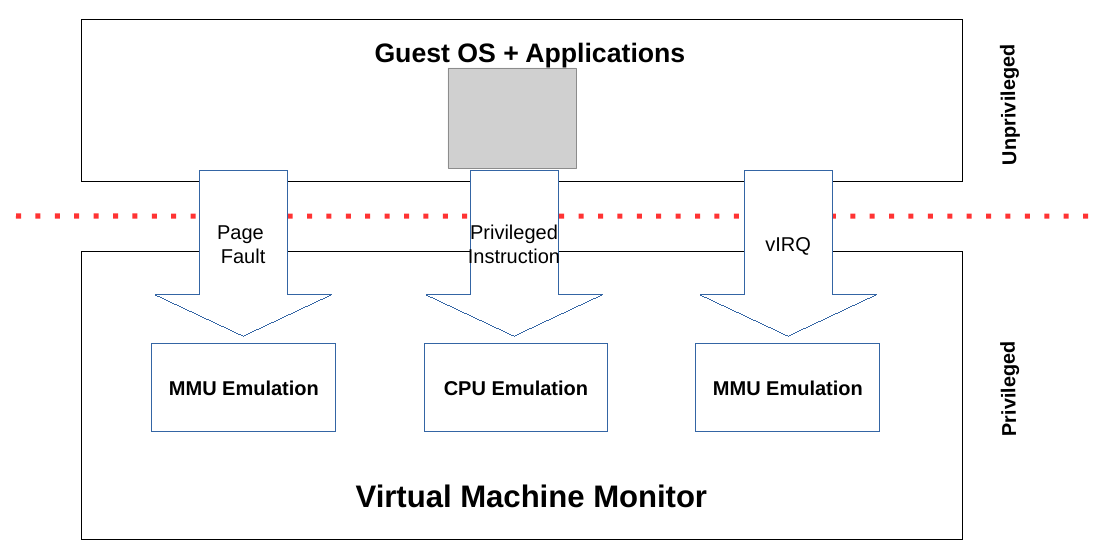
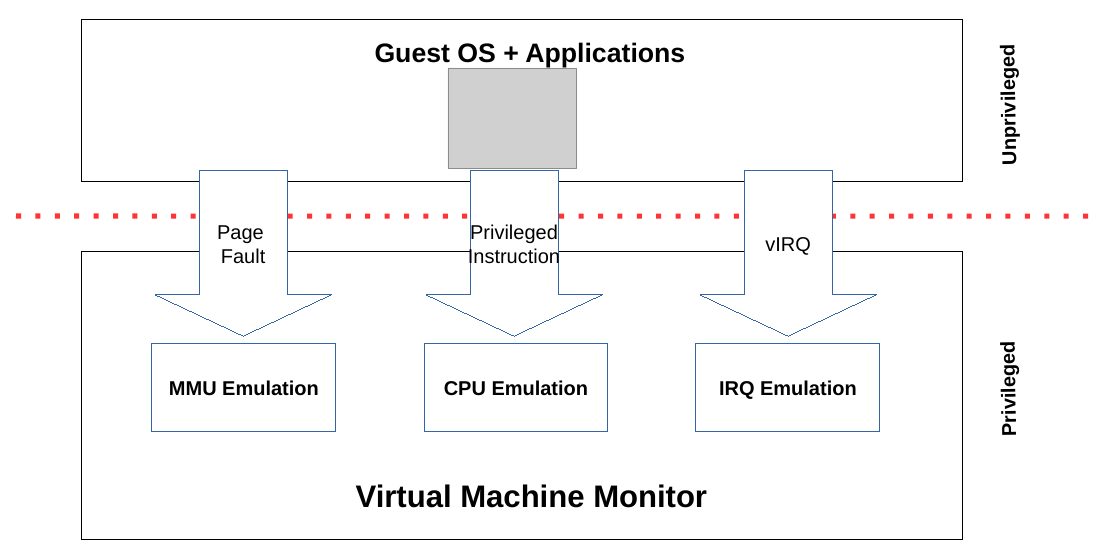
Before and after one commit to finallyjustice/xen-arch, a slide deck: slide 1 of figures/trapemu.odp. Drawn at 1120x560 pixels with LibreOffice and Linux fonts; fonts in the diff are those of the drawing; grey boxes stand for pictures. Boxes give left, top, right and bottom in pixels: in the first picture for what was removed or moved away, otherwise in the second. Text is boxed around its words. In the diff, an @@ line names an element or a change of style, - is before the commit and + after.

```diff
--- a/figures/trapemu.odp
+++ b/figures/trapemu.odp
@@ text in rectangle at (719, 380, 857, 399): text changed @@
-MMU Emulation
+IRQ Emulation
```
Also in this commit, not shown: 1 other file.
